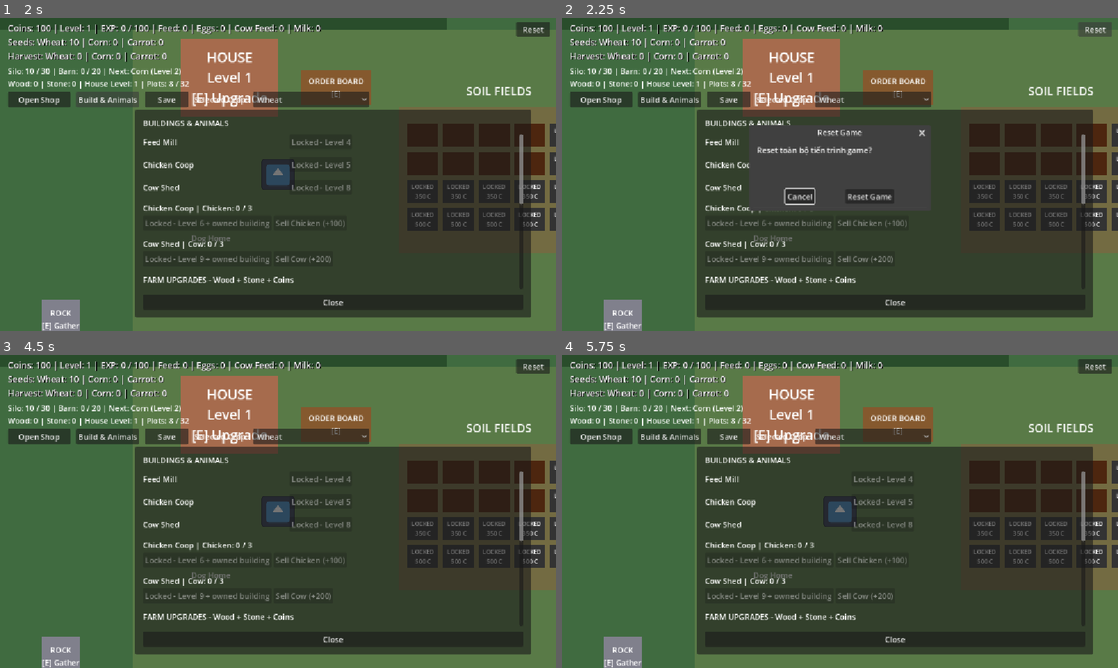
Above: before the commit, frames 1-4 (two rows, left to right).
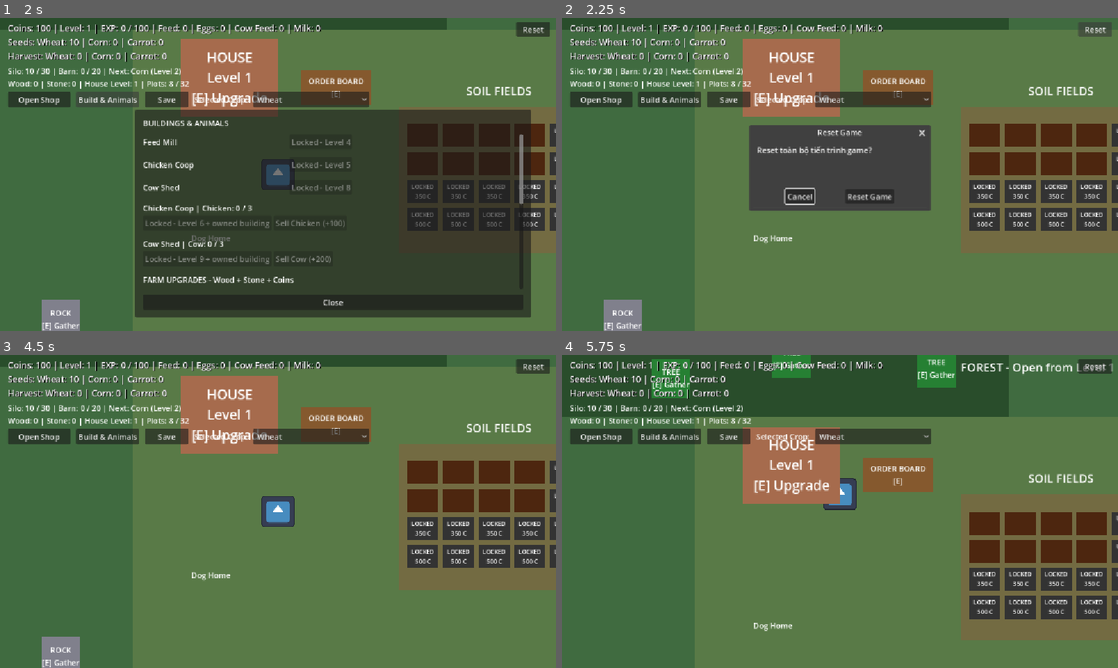
Above: after the commit, the same moments.

Repository: Vanthang19130201/game-nong
Game: Godot game, scene res://main.tscn
The game is run twice, just before and just after one commit, with the same random seed, the same clock (stepped at 60 frames per second) and the same inputs. The engine's default icon, where the game draws it, is replaced by a stand-in: a white triangle on a blue panel in a dark square.
Inputs:
- Up to frame 1 (2 s): click "Open Shop" at 0.5 s; click "Build & Animals" at 1.25 s
- Up to frame 2 (2.25 s): click "Reset" at 2 s
- Up to frame 3 (4.5 s): click "Save" at 2.75 s; click "Wheat" at 3.5 s; click "Cancel" at 4.25 s
- Up to frame 4 (5.75 s): tap Enter at 5 s; hold W (move_up) from 5.03 s (still down); hold E (interact) from 5.03 s (still down)

Frame 1 is identical in both runs. In frame 2, 36% of the frame differs, in the area x 24-96%, y 29-96%; in frame 3, 45%; in frame 4, 65%, in the area x 0-100%, y 0-100%.

Commit message:
Implement order management system with order board UI and functionality

Diff:
--- /dev/null
+++ b/dev_debug_panel.gd
@@ -0,0 +1,50 @@
+extends PanelContainer
+
+# Instantiated only by debug builds. Every mutation also checks that guard.
+func _ready() -> void:
+	name = "DevDebugPanel"
+	z_index = 40
+	position = Vector2(320, 190)
+	custom_minimum_size = Vector2(430, 300)
+	hide()
+	var content := VBoxContainer.new()
+	content.add_theme_constant_override("separation", 10)
+	add_child(content)
+	var title := Label.new()
+	title.text = "DEV DEBUG (F3 / ESC)\nActions update the CURRENT save."
+	content.add_child(title)
+	for entry in [["coins", 1000], ["wood", 10], ["stone", 10], ["player_exp", 100]]:
+		_add_button(content, "+%d %s" % [entry[1], entry[0]], _add_value.bind(entry[0], entry[1]))
+	var levels := HBoxContainer.new()
+	content.add_child(levels)
+	for level in [1, 6, 8, 10, 12]:
+		_add_button(levels, "Level %d" % level, _set_level.bind(level))
+	_add_button(content, "Close", hide)
+
+
+func _add_button(parent: Node, text: String, action: Callable) -> void:
+	var button := Button.new()
+	button.text = text
+	button.focus_mode = Control.FOCUS_NONE
+	button.pressed.connect(action)
+	parent.add_child(button)
+
+
+func _add_value(item: String, amount: int) -> void:
+	if not OS.is_debug_build():
+		return
+	Inventory.set(item, Inventory.get(item) + amount)
+	Inventory.normalize_exp()
+	Inventory.inventory_changed.emit()
+
+
+func _set_level(level: int) -> void:
+	if not OS.is_debug_build() or level not in [1, 6, 8, 10, 12]:
+		return
+	Inventory.player_level = level
+	Inventory.player_exp = 0
+	Inventory.fishing_unlocked = level >= Inventory.FarmData.FISHING_LEVEL
+	if not Inventory.is_unlocked(Inventory.selected_crop):
+		Inventory.selected_crop = "WHEAT"
+	Inventory.normalize_exp()
+	Inventory.inventory_changed.emit()
--- /dev/null
+++ b/dog_house.tscn
@@ -0,0 +1,21 @@
+[gd_scene format=3]
+
+[node name="DogHouse" type="Node2D"]
+
+[node name="Visual" type="ColorRect" parent="."]
+offset_left = -40.0
+offset_top = -32.0
+offset_right = 40.0
+offset_bottom = 32.0
+mouse_filter = 2
+color = Color(0.55, 0.32, 0.18, 1)
+
+[node name="Label" type="Label" parent="."]
+offset_left = -50.0
+offset_top = -32.0
+offset_right = 50.0
+offset_bottom = 32.0
+mouse_filter = 2
+horizontal_alignment = 1
+vertical_alignment = 1
+text = "DOG HOUSE"
--- a/farm.gd
+++ b/farm.gd
@@ -4,41 +4,50 @@
 const FarmData = preload("res://farm_data.gd")
 const SOIL_SCENE = preload("res://soil_plot.tscn")
 const DOG_SCENE = preload("res://dog.tscn")
-const COW_SHED_SCENE = preload("res://cow_shed.tscn")
-const DEFAULT_COW_SHED_POSITION = Vector2(900, 1020)
 var dog: CharacterBody2D
 
 @onready var dog_home: Node2D = $DogHomePoint
-@onready var dog_house: Node2D = $DogHouse
+@onready var dog_house: Node2D = get_node_or_null("DogHouse")
 
 
 func _ready() -> void:
 	_create_farm_grid()
-	Inventory.inventory_changed.connect(ensure_cow_shed_exists)
-	ensure_cow_shed_exists()
+	Inventory.inventory_changed.connect(_update_buildings)
+	_update_buildings()
 	Inventory.inventory_changed.connect(_update_pets)
 	_update_pets()
 
 
 func ensure_cow_shed_exists() -> void:
-	# Normally main.tscn supplies this node. Recover it if a world omits it.
-	var shed = get_node_or_null("CowShed")
-	if shed == null:
-		if not Inventory.owns_cow_shed:
-			return
-		shed = COW_SHED_SCENE.instantiate()
-		shed.name = "CowShed"
-		shed.position = DEFAULT_COW_SHED_POSITION
-		add_child(shed)
-	# There is no building-position save or Edit Mode yet: use one safe location.
-	shed.position = DEFAULT_COW_SHED_POSITION
-	shed.scale = Vector2.ONE
-	shed.visible = Inventory.owns_cow_shed
+	_update_buildings()
+
+
+func _update_buildings() -> void:
+	for id in FarmData.BUILDINGS:
+		var info: Dictionary = FarmData.BUILDINGS[id]
+		var owned: bool = id == "house" or (Inventory.has_dog_house if id == "dog_house" else Inventory.owns_building(id))
+		var building = get_node_or_null(info["node"])
+		if building == null and owned:
+			var scene = load(info["scene"]) if not info["scene"].is_empty() else null
+			if not (scene is PackedScene):
+				push_warning("Missing building scene: " + id)
+				continue
+			building = scene.instantiate()
+			building.name = info["node"]
+			add_child(building)
+		if building == null:
+			continue
+		if not SaveManager.register_building(id, building):
+			continue
+		building.visible = owned
+		building.scale = Vector2.ONE
+		building.z_index = maxi(1, building.z_index)
+		if id == "dog_house":
+			dog_house = building
 
 
 func _update_pets() -> void:
-	dog_house.visible = Inventory.has_dog_house
-	var home: Node2D = dog_house if Inventory.has_dog_house else dog_home
+	var home: Node2D = dog_house if Inventory.has_dog_house and is_instance_valid(dog_house) else dog_home
 	if Inventory.has_dog:
 		if not is_instance_valid(dog):
 			dog = DOG_SCENE.instantiate()
--- a/farm_data.gd
+++ b/farm_data.gd
@@ -7,6 +7,20 @@
 const FISHING_LEVEL: int = 10
 const RIVER_LEFT: float = 1800.0
 const SAFE_MAIN_SIDE: Vector2 = Vector2(1740, 850)
+# Stable world IDs, scene references and default positions. No Edit Mode yet.
+const BUILDINGS: Dictionary = {
+	"house": {"node": "House", "position": Vector2(700, 400), "scene": ""},
+	"feed_mill": {"node": "FeedMill", "position": Vector2(1160, 1020), "scene": "res://feed_mill.tscn"},
+	"chicken_coop": {"node": "ChickenCoop", "position": Vector2(1500, 1020), "scene": "res://chicken_coop.tscn"},
+	"cow_shed": {"node": "CowShed", "position": Vector2(900, 1020), "scene": "res://cow_shed.tscn"},
+	"dog_house": {"node": "DogHouse", "position": Vector2(550, 700), "scene": "res://dog_house.tscn"}
+}
+
+static func valid_building_position(value: Variant) -> bool:
+	if not (value is Vector2) or not value.is_finite():
+		return false
+	# Keep the full placeholder inside the accessible mainland and out of fields.
+	return Rect2(120, 100, 1560, 1380).has_point(value) and not Rect2(950, 360, 820, 540).has_point(value)
 const PRICE_TIERS: Array[Dictionary] = [
 	{"last": 8, "price": 0}, {"last": 12, "price": 100},
 	{"last": 16, "price": 200}, {"last": 20, "price": 350},
--- a/fishing_bridge.gd
+++ b/fishing_bridge.gd
@@ -31,7 +31,11 @@
 	return player_near
 
 
-func interact() -> void:
+func get_interaction_position() -> Vector2:
+	return $InteractionArea.global_position
+
+
+func interact(_player: Node2D = null) -> void:
 	Inventory.fail("Fishing Area - Unlocked" if Inventory.is_zone_unlocked("fishing") else "Fishing unlocks at Level 10.")
 
 
--- a/house.gd
+++ b/house.gd
@@ -18,7 +18,7 @@
 	return false
 
 
-func interact() -> void:
+func interact(_player: Node2D = null) -> void:
 	var hud = get_tree().get_first_node_in_group("farm_hud")
 	var player = get_tree().get_first_node_in_group("farm_player")
 	if not can_interact() or hud == null or hud.blocks_world_input():
--- a/hud.gd
+++ b/hud.gd
@@ -41,6 +41,7 @@
 var dog_house_button: Button
 var tool_rows: Dictionary = {}
 var pending_plot_number: int = 0
+var debug_panel: PanelContainer
 @onready var plot_purchase: ConfirmationDialog = $PlotPurchase
 @onready var tools_unlock_popup: AcceptDialog = $ToolsUnlocked
 
@@ -54,6 +55,13 @@
 
 func _ready() -> void:
 	add_to_group("farm_hud")
+	if OS.is_debug_build():
+		debug_panel = PanelContainer.new()
+		debug_panel.set_script(preload("res://dev_debug_panel.gd"))
+		add_child(debug_panel)
+		debug_panel.visibility_changed.connect(_on_main_panel_visibility_changed)
+	for panel in [shop_panel, build_panel, station_panel, house_panel, order_panel]:
+		panel.visibility_changed.connect(_on_main_panel_visibility_changed)
 	crop_ids = CropData.CROPS.keys()
 	var content: VBoxContainer = $ShopPanel/Margin/Scroll/ShopContent
 	for crop in crop_ids:
@@ -153,6 +161,7 @@
 
 
 func _show_reset_confirmation() -> void:
+	close_all_panels()
 	reset_confirmation.popup_centered()
 	reset_confirmation.get_cancel_button().grab_focus()
 
@@ -176,6 +185,8 @@
 
 
 func _toggle_shop() -> void:
+	if _native_dialog_open():
+		return
 	var was_open: bool = shop_panel.visible
 	_close_game_panels()
 	shop_panel.visible = not was_open
@@ -211,6 +222,8 @@
 
 
 func open_station(station: Node) -> void:
+	if _native_dialog_open() or not is_instance_valid(station) or not station.can_interact():
+		return
 	_close_game_panels()
 	active_station = station
 	active_station.state_changed.connect(_update_station_panel)
@@ -275,12 +288,18 @@
 
 
 func blocks_world_input() -> bool:
-	return house_panel.visible or plot_purchase.visible or tools_unlock_popup.visible or shop_panel.visible or station_panel.visible or order_panel.visible or build_panel.visible or reset_confirmation.visible or crop_selector.get_popup().visible
+	return (is_instance_valid(debug_panel) and debug_panel.visible) or house_panel.visible or plot_purchase.visible or tools_unlock_popup.visible or shop_panel.visible or station_panel.visible or order_panel.visible or build_panel.visible or reset_confirmation.visible or crop_selector.get_popup().visible or recipe_selector.get_popup().visible
 
 
 func _input(event: InputEvent) -> void:
 	# Handle UI keys before any farm node receives _unhandled_input.
-	if event.is_action_pressed("ui_cancel"):
+	if OS.is_debug_build() and event is InputEventKey and event.pressed and event.keycode == KEY_F3 and not event.echo:
+		if not _native_dialog_open():
+			var was_open: bool = debug_panel.visible
+			_close_game_panels()
+			debug_panel.visible = not was_open
+		get_viewport().set_input_as_handled()
+	elif event.is_action_pressed("ui_cancel"):
 		if not event.is_echo():
 			close_current_panel()
 		get_viewport().set_input_as_handled()
@@ -300,6 +319,8 @@
 		crop_selector.get_popup().hide()
 	elif recipe_selector.get_popup().visible:
 		recipe_selector.get_popup().hide()
+	elif is_instance_valid(debug_panel) and debug_panel.visible:
+		debug_panel.hide()
 	elif house_panel.visible:
 		close_house()
 	elif order_panel.visible:
@@ -314,12 +335,34 @@
 
 
 func _close_game_panels() -> void:
+	if is_instance_valid(debug_panel):
+		debug_panel.hide()
+	crop_selector.get_popup().hide()
+	recipe_selector.get_popup().hide()
 	close_house()
 	build_panel.hide()
 	close_station()
 	order_panel.hide()
 	shop_panel.hide()
 	shop_button.text = "Open Shop"
+	var player = get_tree().get_first_node_in_group("farm_player")
+	if player != null and is_instance_valid(player.active_resource):
+		player.active_resource.cancel_harvest()
+
+
+func _native_dialog_open() -> bool:
+	return reset_confirmation.visible or plot_purchase.visible or tools_unlock_popup.visible
+
+
+func close_all_panels() -> void:
+	_close_game_panels()
+	reset_confirmation.hide()
+	plot_purchase.hide()
+	tools_unlock_popup.hide()
+
+
+func _on_main_panel_visibility_changed() -> void:
+	_show_tool_unlock_if_needed.call_deferred()
 
 
 func open_house(house: Node) -> void:
@@ -364,6 +407,8 @@
 
 
 func open_orders() -> void:
+	if _native_dialog_open():
+		return
 	_close_game_panels()
 	order_message.text = ""
 	order_panel.show()
@@ -424,6 +469,8 @@
 
 
 func open_build() -> void:
+	if _native_dialog_open():
+		return
 	_close_game_panels()
 	build_panel.show()
 	_update_build_rows()
@@ -592,7 +639,7 @@
 
 
 func _show_tool_unlock_if_needed() -> void:
-	if Inventory.player_level < ToolData.UNLOCK_LEVEL or Inventory.tools_unlock_notified or reset_confirmation.visible or plot_purchase.visible:
+	if Inventory.player_level < ToolData.UNLOCK_LEVEL or Inventory.tools_unlock_notified or blocks_world_input():
 		return
 	if not Inventory.has_axe or not Inventory.has_hammer:
 		return
@@ -601,6 +648,8 @@
 	# Deferred notification: never save half of a harvest/order transaction.
 	SaveManager.save_game()
 func open_plot_purchase(number: int) -> void:
+	if _native_dialog_open():
+		return
 	if number != Inventory.unlocked_plot_count + 1:
 		Inventory.fail("Unlock Plot %d first." % (Inventory.unlocked_plot_count + 1))
 		return
--- a/order_board.gd
+++ b/order_board.gd
@@ -13,7 +13,7 @@
 	return player_near
 
 
-func interact() -> void:
+func interact(_player: Node2D = null) -> void:
 	var hud = get_tree().get_first_node_in_group("farm_hud")
 	if can_interact() and hud != null:
 		hud.open_orders()
--- a/player.gd
+++ b/player.gd
@@ -40,9 +40,10 @@
 	var best_distance: float = INF
 	for candidate in get_tree().get_nodes_in_group("farm_interactables"):
 		if candidate.can_interact():
-			var distance: float = global_position.distance_squared_to(candidate.global_position)
+			var target_position: Vector2 = candidate.get_interaction_position() if candidate.has_method("get_interaction_position") else candidate.global_position
+			var distance: float = global_position.distance_squared_to(target_position)
 			if distance < best_distance:
 				best_distance = distance
 				nearest = candidate
 	if nearest != null:
-		nearest.interact()
+		nearest.interact(self)
--- a/production_station.gd
+++ b/production_station.gd
@@ -25,7 +25,11 @@
 	body_exited.connect(_on_body_exited)
 	production_timer.timeout.connect(_finish_production)
 	Inventory.inventory_changed.connect(_update_ownership)
-	SaveManager.register_station(self)
+	if not SaveManager.register_station(self):
+		remove_from_group("farm_interactables")
+		hide()
+		queue_free()
+		return
 	_update_ownership()
 
 
@@ -142,8 +146,12 @@
 	var owned: bool = Inventory.owns_building(station_id)
 	visible = owned
 	set_deferred("monitoring", owned)
+	$CollisionShape2D.set_deferred("disabled", not owned)
 	if not owned:
 		player_near = false
+		var hud = get_tree().get_first_node_in_group("farm_hud")
+		if hud != null and hud.active_station == self:
+			hud.close_station()
 	_update_display()
 
 
@@ -158,10 +166,15 @@
 
 
 func can_interact() -> bool:
+	# Query current overlaps too: buying while already standing here needs no re-entry.
+	player_near = false
+	for body in get_overlapping_bodies():
+		if body.is_in_group("farm_player"):
+			player_near = true
 	return player_near and Inventory.owns_building(station_id)
 
 
-func interact() -> void:
+func interact(_player: Node2D = null) -> void:
 	if not can_interact():
 		return
 	var hud = get_tree().get_first_node_in_group("farm_hud")
--- a/resource_node.gd
+++ b/resource_node.gd
@@ -29,7 +29,10 @@
 	harvest_timer.timeout.connect(_finish_harvest)
 	respawn_timer.timeout.connect(_respawn)
 	Inventory.inventory_changed.connect(_update_zone)
-	SaveManager.register_resource(self)
+	if not SaveManager.register_resource(self):
+		remove_from_group("farm_interactables")
+		hide()
+		queue_free()
 
 
 func get_save_data() -> Dictionary:
@@ -74,10 +77,10 @@
 			SaveManager.save_game.call_deferred()
 
 func can_interact() -> bool:
-	return zone_active and player_near
+	return zone_active and player_near and state == "AVAILABLE"
 
 
-func interact() -> void:
+func interact(_player: Node2D = null) -> void:
 	harvest()
 
 
--- a/save_manager.gd
+++ b/save_manager.gd
@@ -7,6 +7,8 @@
 const STATION_IDS: Array[String] = ["feed_mill", "chicken_coop", "cow_shed"]
 const SAVE_PATH: String = "user://save.cfg"
 const TEMP_PATH: String = "user://save.cfg.tmp"
+const BACKUP_PATH: String = "user://save_backup.cfg"
+const BACKUP_TEMP_PATH: String = "user://save_backup.cfg.tmp"
 var PLOT_IDS: Array[String] = FarmData.plot_ids()
 const INVENTORY_DEFAULTS: Dictionary = {
 	"wheat_seed": 10, "wheat": 0, "corn_seed": 0, "corn": 0,
@@ -20,6 +22,22 @@
 var saved_stations: Dictionary = {}
 var resources: Dictionary = {}
 var saved_resources: Dictionary = {}
+var buildings: Dictionary = {}
+var building_positions: Dictionary = {}
+
+
+func register_building(id: String, building: Node2D) -> bool:
+	if not FarmData.BUILDINGS.has(id):
+		push_error("Unknown building ID: " + id)
+		return false
+	if buildings.has(id) and is_instance_valid(buildings[id]):
+		if buildings[id] != building:
+			push_error("Duplicate building ID: " + id)
+			return false
+		return true
+	buildings[id] = building
+	building.position = building_positions.get(id, FarmData.BUILDINGS[id]["position"])
+	return true
 
 
 func default_station(id: String) -> Dictionary:
@@ -34,16 +52,17 @@
 	return data
 
 
-func register_station(station: Node) -> void:
+func register_station(station: Node) -> bool:
 	var id: String = station.station_id
 	if id not in STATION_IDS:
 		push_error("Unknown station ID: " + id)
-		return
+		return false
 	if stations.has(id) and is_instance_valid(stations[id]):
 		push_error("Duplicate station ID: " + id)
-		return
+		return false
 	stations[id] = station
 	station.restore_save_data(saved_stations[id])
+	return true
 
 
 func _ready() -> void:
@@ -52,15 +71,16 @@
 	get_tree().auto_accept_quit = false
 
 
-func register_plot(plot: Node) -> void:
+func register_plot(plot: Node) -> bool:
 	if plot.plot_id not in PLOT_IDS:
 		push_error("Unknown SoilPlot ID: %s" % plot.plot_id)
-		return
+		return false
 	if plots.has(plot.plot_id) and is_instance_valid(plots[plot.plot_id]):
 		push_error("Duplicate SoilPlot ID: %s" % plot.plot_id)
-		return
+		return false
 	plots[plot.plot_id] = plot
 	plot.restore_save_data(saved_plots[plot.plot_id])
+	return true
 
 
 func empty_plot(id: String) -> Dictionary:
@@ -74,7 +94,18 @@
 	if resetting:
 		return false
 	var data := ConfigFile.new()
-	data.set_value("game", "version", 8)
+	data.set_value("game", "version", 9)
+	for id in FarmData.BUILDINGS:
+		var position: Vector2 = building_positions.get(id, FarmData.BUILDINGS[id]["position"])
+		if buildings.has(id) and is_instance_valid(buildings[id]):
+			position = buildings[id].position
+		if not FarmData.valid_building_position(position):
+			push_warning("Invalid building position, using default: " + id)
+			position = FarmData.BUILDINGS[id]["position"]
+			if buildings.has(id) and is_instance_valid(buildings[id]):
+				buildings[id].position = position
+		building_positions[id] = position
+		data.set_value("building_positions", id, position)
 	data.set_value("farm", "unlocked_plot_count", Inventory.unlocked_plot_count)
 	data.set_value("zones", "fishing_unlocked", Inventory.fishing_unlocked)
 	data.set_value("orders", "active", OrderManager.orders)
@@ -123,6 +154,13 @@
 
 	# Replace the old file only after the complete new snapshot is written.
 	var error := data.save(TEMP_PATH)
+	# Rotate only a parseable main save. Never overwrite a good backup with corrupt text.
+	if error == OK and FileAccess.file_exists(SAVE_PATH):
+		var previous := ConfigFile.new()
+		if previous.load(SAVE_PATH) == OK:
+			error = previous.save(BACKUP_TEMP_PATH)
+			if error == OK:
+				error = DirAccess.rename_absolute(ProjectSettings.globalize_path(BACKUP_TEMP_PATH), ProjectSettings.globalize_path(BACKUP_PATH))
 	if error == OK:
 		error = DirAccess.rename_absolute(
 			ProjectSettings.globalize_path(TEMP_PATH),
@@ -140,7 +178,7 @@
 
 func reset_game() -> bool:
 	# If deleting the old save fails, leave the current game untouched.
-	for path in [TEMP_PATH, SAVE_PATH]:
+	for path in [TEMP_PATH, BACKUP_TEMP_PATH, BACKUP_PATH, SAVE_PATH]:
 		if FileAccess.file_exists(path):
 			var error := DirAccess.remove_absolute(ProjectSettings.globalize_path(path))
 			if error != OK:
@@ -148,6 +186,11 @@
 				return false
 
 	resetting = true
+	building_positions.clear()
+	for id in FarmData.BUILDINGS:
+		building_positions[id] = FarmData.BUILDINGS[id]["position"]
+		if buildings.has(id) and is_instance_valid(buildings[id]):
+			buildings[id].position = building_positions[id]
 	for key in INVENTORY_DEFAULTS:
 		Inventory.set(key, INVENTORY_DEFAULTS[key])
 	Inventory.player_level = 1
@@ -186,6 +229,9 @@
 			stations[id].restore_save_data(saved_stations[id])
 	# Update HUD once; save only after all inventory and plots are reset.
 	Inventory.inventory_changed.emit()
+	var hud = get_tree().get_first_node_in_group("farm_hud")
+	if hud != null:
+		hud.close_all_panels()
 	resetting = false
 	return save_game()
 
@@ -196,8 +242,19 @@
 	if FileAccess.file_exists(SAVE_PATH):
 		loaded = data.load(SAVE_PATH) == OK
 		if not loaded:
-			push_warning("Invalid save file. Using defaults.")
+			push_warning("Main save is unreadable; trying backup.")
 			data = ConfigFile.new()
+	if not loaded and FileAccess.file_exists(BACKUP_PATH):
+		loaded = data.load(BACKUP_PATH) == OK
+		if not loaded:
+			push_warning("Backup save is unreadable; using safe defaults.")
+			data = ConfigFile.new()
+	for id in FarmData.BUILDINGS:
+		var position = data.get_value("building_positions", id, FarmData.BUILDINGS[id]["position"])
+		if not FarmData.valid_building_position(position):
+			push_warning("Invalid saved building position: " + id)
+			position = FarmData.BUILDINGS[id]["position"]
+		building_positions[id] = position
 	# Missing or invalid fields use defaults; valid legacy values are kept.
 	for key in INVENTORY_DEFAULTS:
 		Inventory.set(key, _read_int(data, "inventory", key, INVENTORY_DEFAULTS[key]))
@@ -210,6 +267,10 @@
 		var owned_tool = data.get_value("tools", "has_" + id, false)
 		Inventory.set("has_" + id, owned_tool if owned_tool is bool else false)
 		Inventory.set(id + "_level", mini(4, _read_int(data, "tools", id + "_level", 0)))
+		if Inventory.get("has_" + id):
+			Inventory.set(id + "_level", maxi(1, Inventory.get(id + "_level")))
+		else:
+			Inventory.set(id + "_level", 0)
 	var notified = data.get_value("tools", "unlock_notified", false)
 	Inventory.tools_unlock_notified = notified if notified is bool else false
 	Inventory.normalize_exp()
@@ -236,6 +297,10 @@
 	var old_chickens: int = _read_int(data, "chicken_coop", "chicken_count", 0)
 	Inventory.chicken_count = clampi(_read_int(data, "animals", "chicken_count", old_chickens), 0, Inventory.animal_capacity("chicken"))
 	Inventory.cow_count = clampi(_read_int(data, "animals", "cow_count", 0), 0, Inventory.animal_capacity("cow"))
+	if not Inventory.owns_chicken_coop:
+		Inventory.chicken_count = 0
+	if not Inventory.owns_cow_shed:
+		Inventory.cow_count = 0
 	var selected = data.get_value("player", "selected_crop", "WHEAT")
 	Inventory.selected_crop = "WHEAT"
 	var owned = data.get_value("player", "has_dog", false)
@@ -263,12 +328,16 @@
 func _read_int(data: ConfigFile, section: String, key: String, fallback: int, minimum: int = 0) -> int:
 	var value = data.get_value(section, key, fallback)
 	if value is int and value >= minimum:
-		return value
+		return mini(value, 2147483647)
+	if data.has_section_key(section, key):
+		push_warning("Invalid save field: [%s] %s. Using default." % [section, key])
 	return fallback
 
 
 func _read_station(data: ConfigFile, id: String) -> Dictionary:
 	var result: Dictionary = default_station(id)
+	if not Inventory.owns_building(id):
+		return result
 	var state = data.get_value(id, "state", result["state"])
 	if state not in ["PRODUCING", "READY"]:
 		return result
@@ -282,13 +351,16 @@
 			return default_station(id)
 	result["started_at"] = _read_time(data, id, "started_at", 0.0)
 	result["ready_at"] = _read_time(data, id, "ready_at", 0.0)
+	if state == "PRODUCING" and (result["ready_at"] <= 0.0 or result["ready_at"] < result["started_at"]):
+		push_warning("Invalid production timestamps: " + id)
+		return default_station(id)
 	result["state"] = "READY" if state == "READY" or Time.get_unix_time_from_system() >= result["ready_at"] else "PRODUCING"
 	return result
 
 func _read_time(data: ConfigFile, section: String, key: String, fallback: float) -> float:
 	var value = data.get_value(section, key, fallback)
 	if value is int or value is float:
-		if is_finite(float(value)) and value >= 0.0:
+		if is_finite(float(value)) and value >= 0.0 and value <= 1000000000000.0:
 			return float(value)
 	return fallback
 
@@ -328,16 +400,17 @@
 		save_game()
 		get_tree().quit()
 
-func register_resource(resource: Node) -> void:
+func register_resource(resource: Node) -> bool:
 	var id: String = resource.resource_id
 	if id not in RESOURCE_IDS:
 		push_error("Unknown resource ID: " + id)
-		return
+		return false
 	if resources.has(id) and is_instance_valid(resources[id]):
 		push_error("Duplicate resource ID: " + id)
-		return
+		return false
 	resources[id] = resource
 	resource.restore_save_data(saved_resources.get(id, {"state": "AVAILABLE", "respawn_at": 0.0}))
+	return true
 func _read_resource(value: Variant) -> Dictionary:
 	# Version 6 stored a timestamp directly. Version 7 stores state + respawn_at.
 	var timestamp = value.get("respawn_at", 0.0) if value is Dictionary else value
--- a/soil_plot.gd
+++ b/soil_plot.gd
@@ -26,7 +26,10 @@
 	body_entered.connect(_on_body_entered)
 	body_exited.connect(_on_body_exited)
 	grow_timer.timeout.connect(_on_grow_timer_timeout)
-	SaveManager.register_plot(self)
+	if not SaveManager.register_plot(self):
+		remove_from_group("farm_interactables")
+		hide()
+		queue_free()
 
 
 func get_save_data() -> Dictionary:
@@ -72,7 +75,7 @@
 
 
 func can_interact() -> bool:
-	return player_near
+	return player_near and state != PlotState.GROWING and (is_unlocked() or FarmData.plot_number(plot_id) == Inventory.unlocked_plot_count + 1)
 
 
 func is_unlocked() -> bool:
@@ -80,7 +83,7 @@
 	return number >= 1 and number <= Inventory.unlocked_plot_count
 
 
-func interact() -> void:
+func interact(_player: Node2D = null) -> void:
 	if not can_interact():
 		return
 	if not is_unlocked():
